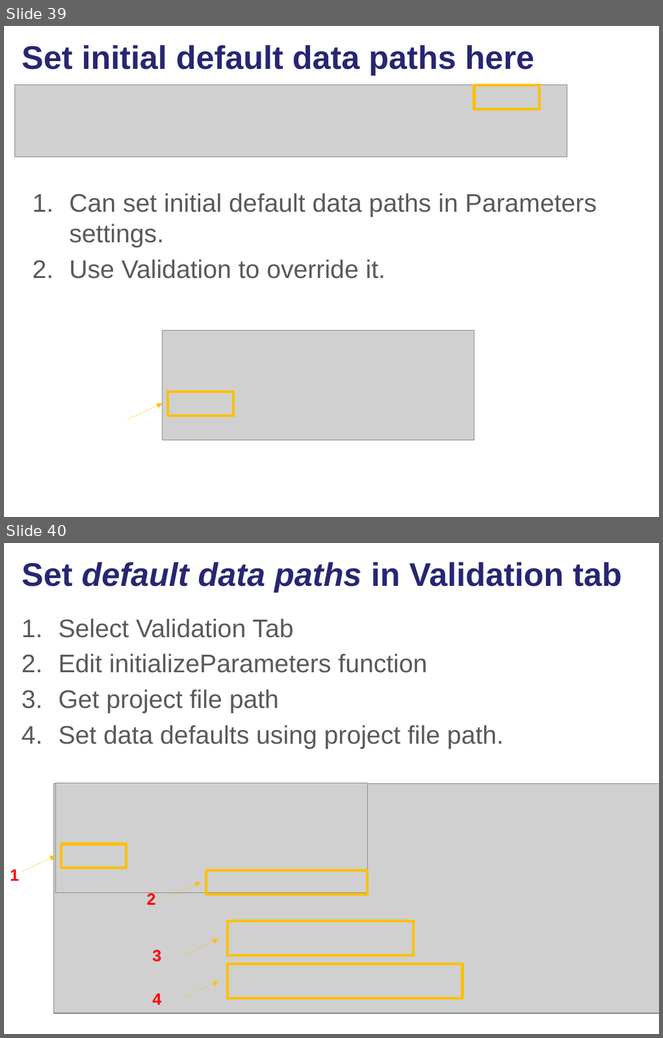
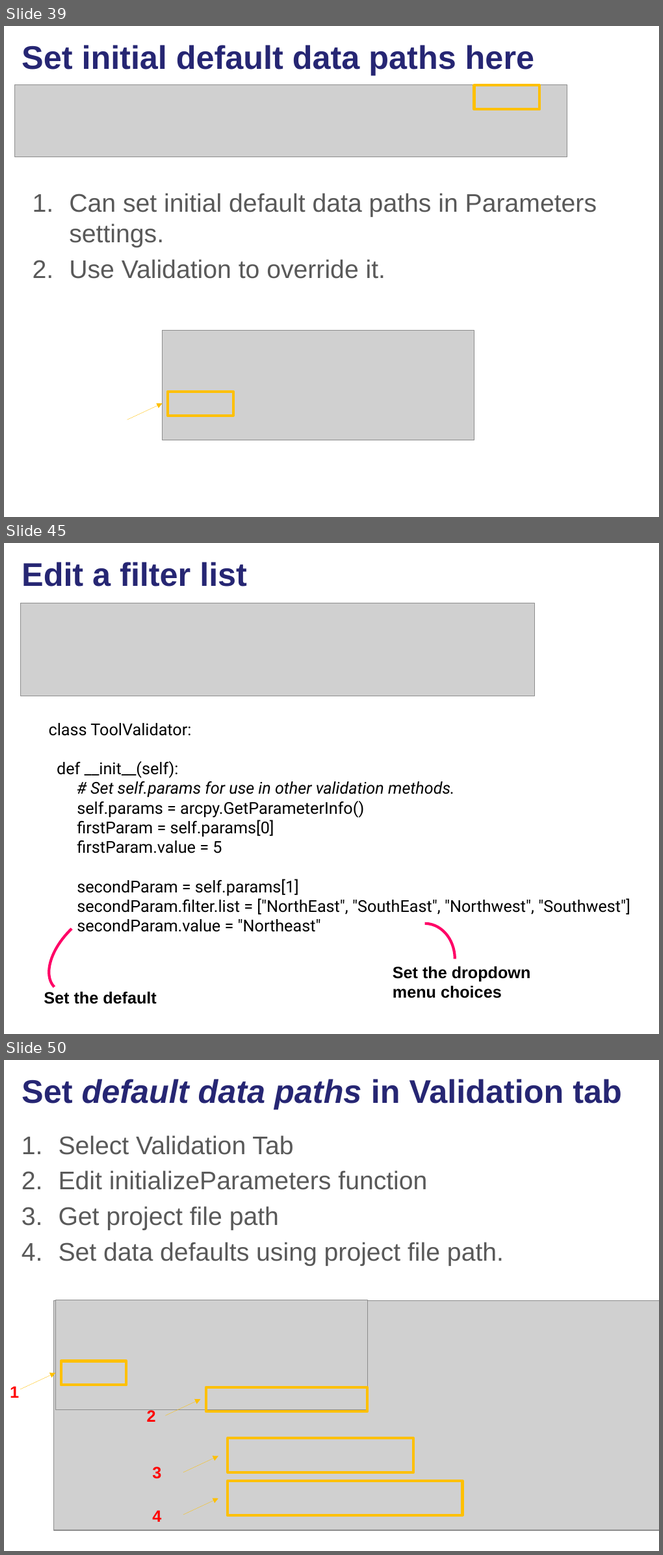
Before and after one commit to lgtateos/gis540, a slide deck: slides/scriptToolParameters.pptx. Shown one above the other, each under a label of ours: slides 39 and 40 before the commit, slides 39, 45 and 50 after it; the slides between them are not shown. The pictures are 663x1038 and 663x1555 pixels, drawn with LibreOffice and Linux fonts; fonts in the diff are those of the drawing; grey boxes stand for pictures. Boxes give left, top, right and bottom in pixels: in the first picture for what was removed or moved away, otherwise in the second. Text is boxed around its words. In the diff, an @@ line names an element or a change of style, - is before the commit and + after.

Commit message:
add more slides
More explanation of setting default values and updating parameters based on other parameters.

```diff
--- a/slides/scriptToolParameters.pptx
+++ b/slides/scriptToolParameters.pptx
@@ slide 45 added at box(4, 543, 659, 1034), background #FFFFFF @@
@@ title added at box(22, 562, 247, 587), 36 pt, text #262673, bold @@
+Edit a filter list
@@ picture added at box(20, 603, 534, 696) @@
@@ text added at box(49, 723, 631, 932), 18 pt, text #000000 @@
+class ToolValidator:
+def __init__(self):
+# Set self.params for use in other validation methods.
+self.params = arcpy.GetParameterInfo()
+firstParam = self.params[0]
+firstParam.value = 5
+secondParam = self.params[1]
+secondParam.filter.list = ["NorthEast", "SouthEast", "Northwest", "Southwest"]
+secondParam.value = "Northeast"
@@ arc (boxed as its full ellipse) added at box(33, 892, 152, 1009), outline #FF0066 3 pt @@
@@ arc (boxed as its full ellipse) added at box(395, 924, 456, 995), outline #FF0066 3 pt @@
@@ text added at box(393, 966, 531, 999), 18 pt, text #000000, bold @@
+Set the dropdown menu choices
@@ text added at box(44, 991, 157, 1005), 18 pt, text #000000, bold @@
+Set the default
@@ what was slide 40 is now slide 50 @@
```
Also in this commit, not shown: 13 other slides added.
